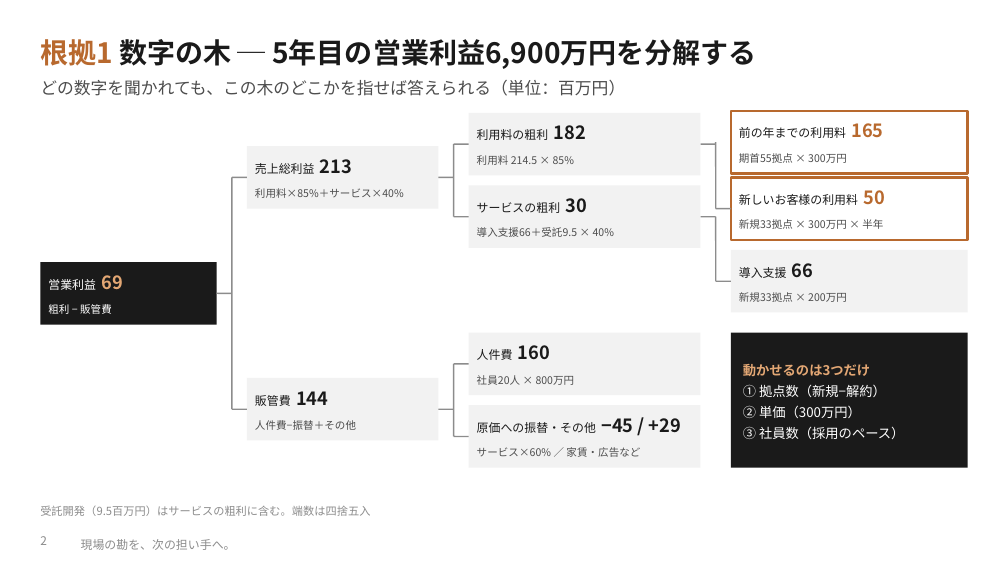
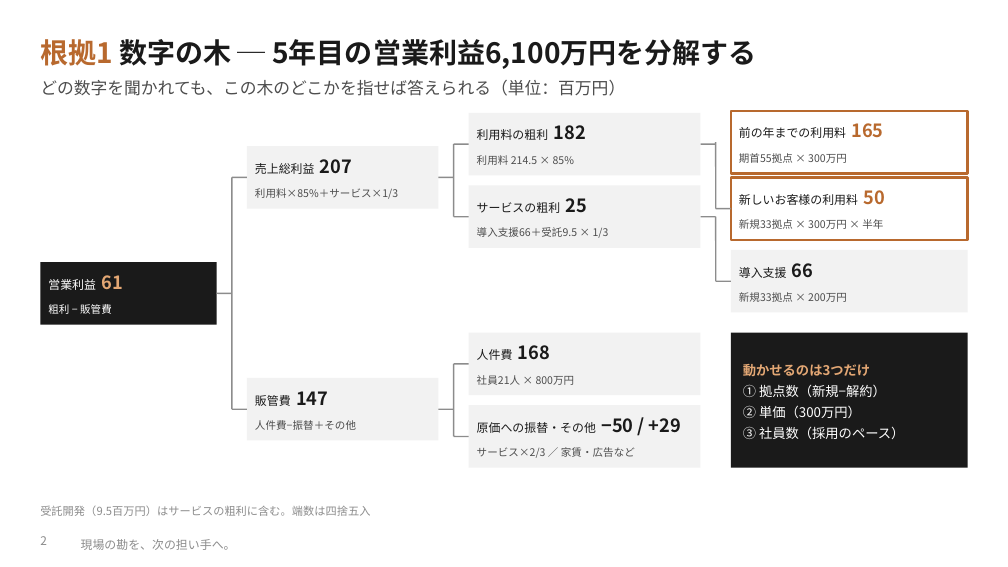
Before and after one commit to SEITOSHIKI/-ai-commute-audio-, a slide deck: slide 2 of deck/カンツギ_事業計画書_理論武装版.pptx. Drawn at 1008x567 pixels with LibreOffice and Linux fonts; fonts in the diff are those of the drawing; background and template pictures are left out. Boxes give left, top, right and bottom in pixels: in the first picture for what was removed or moved away, otherwise in the second. Text is boxed around its words. In the diff, an @@ line names an element or a change of style, - is before the commit and + after.

```diff
--- a/deck/カンツギ_事業計画書_理論武装版.pptx
+++ b/deck/カンツギ_事業計画書_理論武装版.pptx
@@ text at (40, 39, 757, 69): text changed @@
-根拠1 数字の木 ─ 5年目の営業利益6,900万円を分解する
+根拠1 数字の木 ─ 5年目の営業利益6,100万円を分解する
@@ text at (255, 159, 352, 174): text changed @@
-売上総利益 213
+売上総利益 207
@@ text at (255, 188, 398, 199): text changed @@
-利用料×85%＋サービス×40%
+利用料×85%＋サービス×1/3
@@ text at (477, 198, 587, 213): text changed @@
-サービスの粗利 30
+サービスの粗利 25
@@ text at (477, 227, 609, 238): text changed @@
-導入支援66＋受託9.5 × 40%
+導入支援66＋受託9.5 × 1/3
@@ text at (48, 275, 122, 290): text changed @@
-営業利益 69
+営業利益 61
@@ text at (477, 345, 550, 360): text changed @@
-人件費 160
+人件費 168
@@ text at (477, 375, 575, 385): text changed @@
-社員20人 × 800万円
+社員21人 × 800万円
@@ text at (255, 391, 328, 406): text changed @@
-販管費 144
+販管費 147
@@ text at (477, 418, 681, 433): text changed @@
-原価への振替・その他 −45 / +29
+原価への振替・その他 −50 / +29
@@ text at (477, 447, 635, 458): text changed @@
-サービス×60% ／ 家賃・広告など
+サービス×2/3 ／ 家賃・広告など
```
Also in this commit, not shown: 8 other slides changed, 1 slide added, 13 other files.
